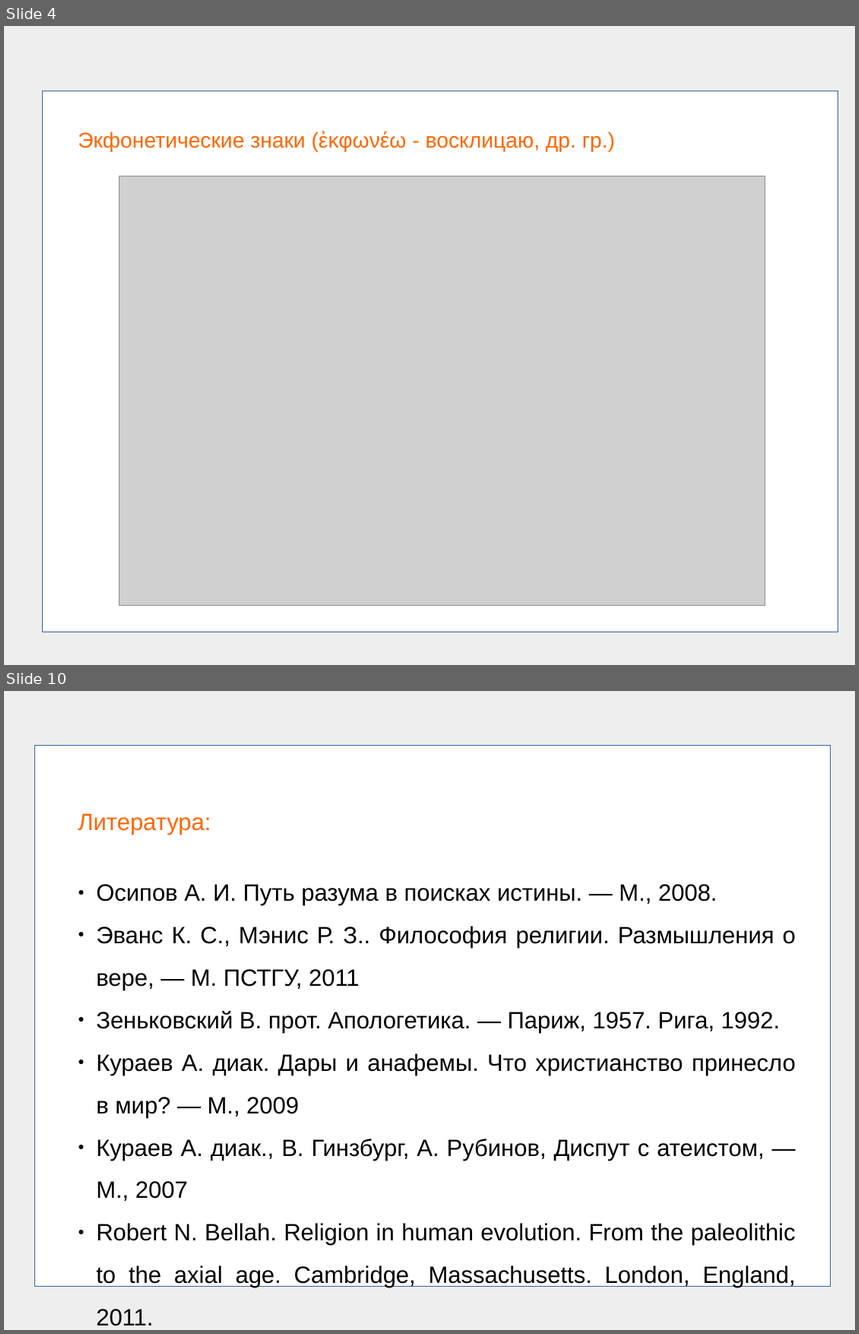
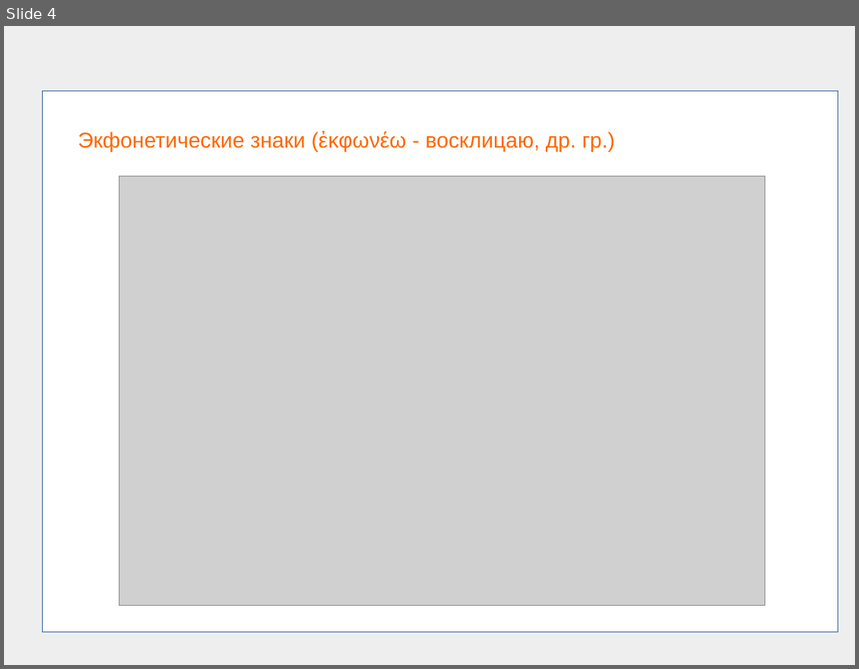
Before and after one commit to frpaul/ob, a slide deck: presentations/Church_reading.odp. Shown one above the other, each under a label of ours: slides 4 and 10 before the commit, slide 4 after it; the slides between them are not shown. The pictures are 859x1334 and 859x669 pixels, drawn with LibreOffice and Linux fonts; fonts in the diff are those of the drawing; grey boxes stand for pictures. Boxes give left, top, right and bottom in pixels: in the first picture for what was removed or moved away, otherwise in the second. Text is boxed around its words. In the diff, an @@ line names an element or a change of style, - is before the commit and + after.

```diff
--- a/presentations/Church_reading.odp
+++ b/presentations/Church_reading.odp
@@ slide 10 removed at [4, 691, 855, 1330], background #EEEEEE @@
@@ rectangle removed at [35, 745, 830, 1286] @@
@@ subtitle removed at [78, 813, 796, 1326] @@
-Литература:
-● Осипов А. И. Путь разума в поисках истины. — М., 2008.
-● Эванс К. С., Мэнис Р. З.. Философия религии. Размышления о вере, — М. ПСТГУ, 2011
-● Зеньковский В. прот. Апологетика. — Париж, 1957. Рига, 1992.
-● Кураев А. диак. Дары и анафемы. Что христианство принесло в мир? — М., 2009
-● Кураев А. диак., В. Гинзбург, А. Рубинов, Диспут с атеистом, — М., 2007
-● Robert N. Bellah. Religion in human evolution. From the paleolithic to the axial age. Cambridge, Massachusetts. London, England, 2011.
```
Also in this commit, not shown: 2 slides changed, 4 slides added, 5 other slides removed, 12 other files.
